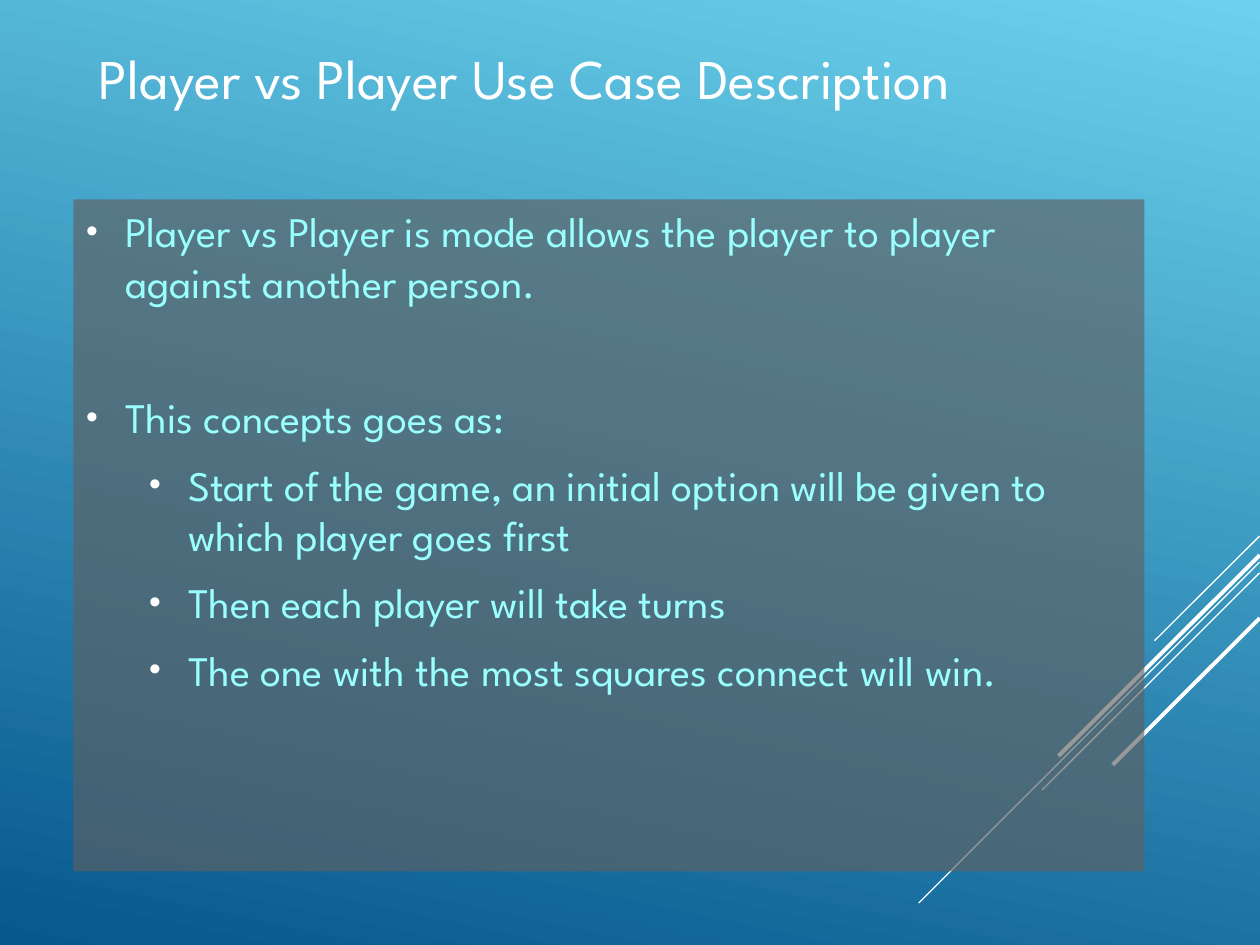
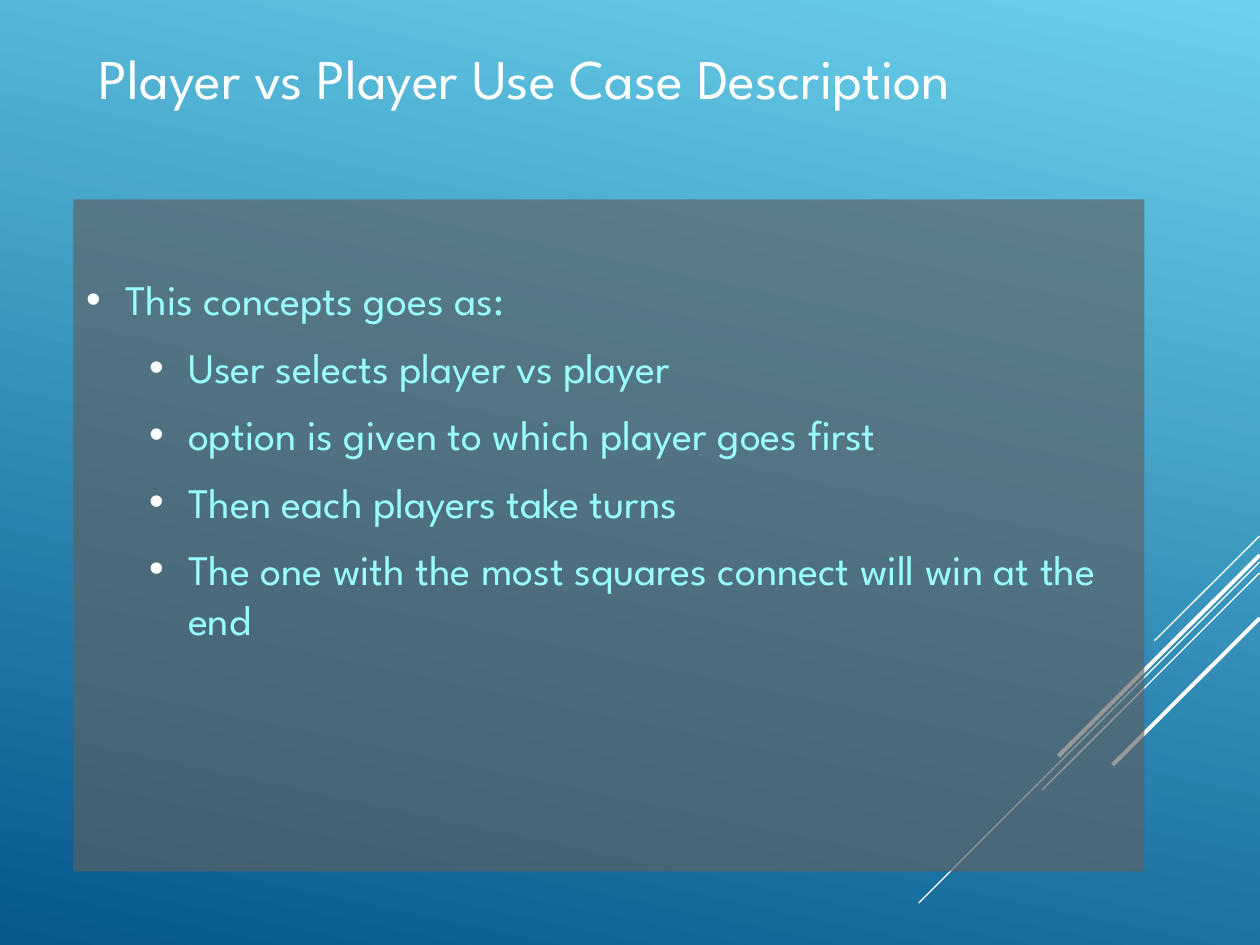
Before and after one commit to Amatarasu/A-Team, a slide deck: slide 22 of Power.Point.Presentation-bk.ppt (slide 20 before the commit). Drawn at 1260x945 pixels with LibreOffice and Linux fonts; fonts in the diff are those of the drawing. Boxes give left, top, right and bottom in pixels: in the first picture for what was removed or moved away, otherwise in the second. Text is boxed around its words. In the diff, an @@ line names an element or a change of style, - is before the commit and + after.

```diff
--- a/Power.Point.Presentation-bk.ppt
+++ b/Power.Point.Presentation-bk.ppt
@@ background gradient #06588E to #6BD1EC to gradient #6BD1EC to #06588E @@
@@ text in rectangle at (125,218,996,307): paragraph removed @@
-• Player vs Player is mode allows the player to player against another person.
@@ text in rectangle at (188,354,1095,636): text changed @@
-  • Start of the game, an initial option will be given to which player goes first
-  • Then each player will take turns
-  • The one with the most squares connect will win.
+  • User selects player vs player
+  • option is given to which player goes first
+  • Then each players take turns
+  • The one with the most squares connect will win at the end
```
Also in this commit, not shown: 29 other slides changed, 2 other files.
